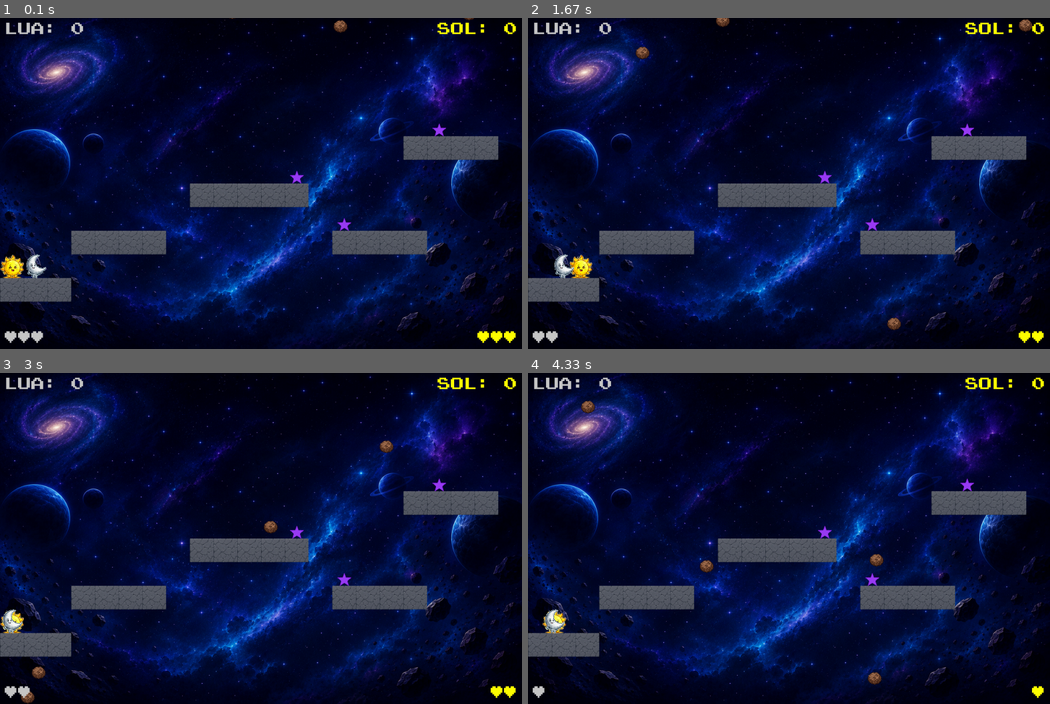
Above: before the commit, frames 1-4 (two rows, left to right).
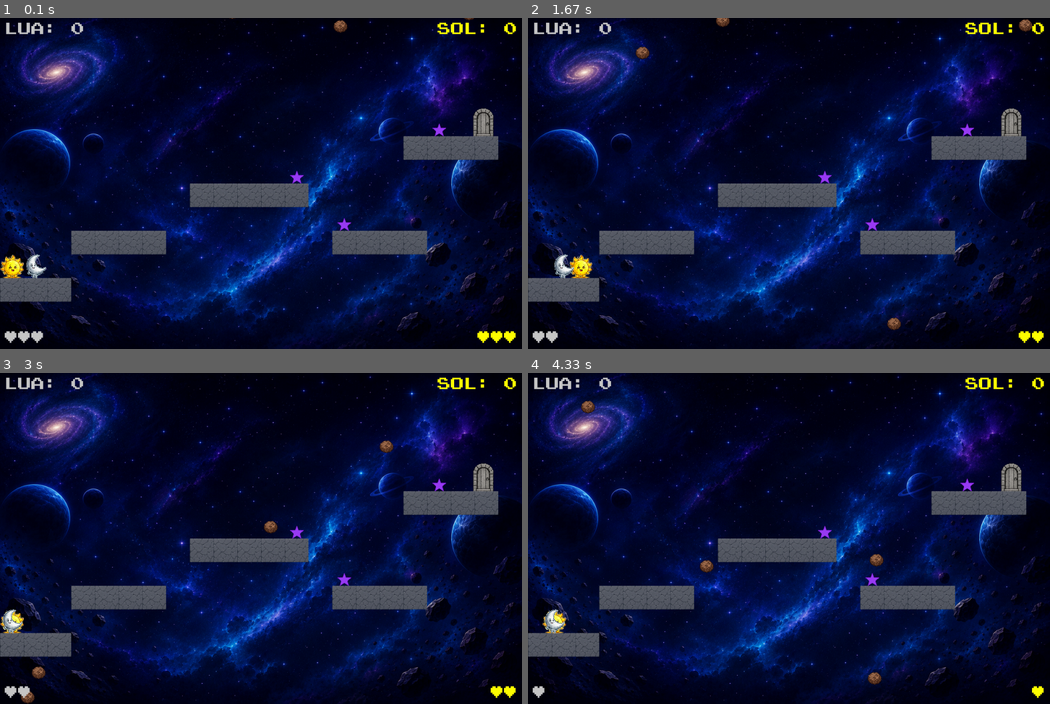
Above: after the commit, the same moments.

Repository: biancarh/PyGame--Bianca-Habr-Adria-Mendes-Marina-Abreu
Game: pygame game, started from Documento mestre.py
The game is run twice, just before and just after one commit, with the same random seed, the same clock (stepped at 60 frames per second) and the same inputs.
Inputs:
- Up to frame 1 (0.1 s): no input
- Up to frame 2 (1.67 s): hold Right 0.33-0.8 s; hold Up 0.83-1.13 s; hold W 0.83-1.13 s; hold Right 1.17-1.63 s; hold D 1.17-1.63 s
- Up to frame 3 (3 s): hold Left 1.67-2.2 s; hold A 1.67-2.2 s; hold Left 2.23-2.63 s; hold A 2.23-2.63 s; hold Up from 2.67 s (still down); hold W from 2.67 s (still down)
- Up to frame 4 (4.33 s): release Up at 3.03 s; release W at 3.03 s; hold Right 3.07-3.7 s; hold D 3.07-3.7 s; hold Left 3.73-4.2 s; hold A 3.73-4.2 s; hold Right from 4.23 s (still down); hold D from 4.23 s (still down)

The runs differ from the first frame. In frame 1, 0.3% of the frame differs, in the area x 90-95%, y 27-36%; in frame 2, 0.3%; in frame 3, 0.3%; in frame 4, 0.3%.

Commit message:
Porta criada

Diff:
--- a/config.py
+++ b/config.py
@@ -19,8 +19,11 @@
 METEOR_HEIGHT = 50
 STAR_WIDTH = 30
 STAR_HEIGHT = 30
+DOOR_WIDTH=60
+DOOR_HEIGHT=60
 JUMP_SIZE= TILE_SIZE
 SPEED_X=5
+
 # Define algumas variáveis com as cores básicas
 WHITE = (255, 255, 255)
 BLACK = (0, 0, 0)
--- a/fase1_screen.py
+++ b/fase1_screen.py
@@ -62,6 +62,7 @@
     MOON_IMG = 'moon_img'
     background = pygame.image.load('img/fundo_1100x700.png').convert()
     background = pygame.transform.scale(background, (WIDTH, HEIGHT))
+
 
     #Ainda temos que ajustar os nomes nas funções
 
@@ -402,6 +403,15 @@
             # fica em cima da plataforma
             self.rect.midbottom = (column * TILE_SIZE + TILE_SIZE // 2, row * TILE_SIZE)
 
+    class Door(pygame.sprite.Sprite):
+        def __init__(self, door_img, row, column):
+            pygame.sprite.Sprite.__init__(self)
+
+            self.image = door_img
+            self.rect = self.image.get_rect()
+
+            # fica em cima da plataforma
+            self.rect.midbottom = (column * TILE_SIZE + TILE_SIZE // 2, row * TILE_SIZE)
 
 
     # Carrega todos os assets de uma vez.
@@ -424,6 +434,8 @@
         assets["score_font"] = pygame.font.Font(path.join(img_dir, 'PressStart2P.ttf'), 28)
         assets['star_img'] = pygame.image.load(path.join(img_dir, 'star_img.png')).convert_alpha()
         assets['star_img'] = pygame.transform.scale(assets['star_img'], (STAR_WIDTH, STAR_HEIGHT))
+        assets['door_img'] = pygame.image.load(path.join(img_dir, 'porta.png')).convert_alpha()
+        assets['door_img'] = pygame.transform.scale(assets['door_img'], (DOOR_WIDTH, DOOR_HEIGHT))
         return assets
 
 
@@ -438,10 +450,12 @@
     all_sprites = pygame.sprite.Group()
     all_meteors = pygame.sprite.Group()
     all_stars = pygame.sprite.Group()
+    all_door = pygame.sprite.Group()
     groups = {}
     groups['all_sprites'] = all_sprites
     groups['all_meteors'] = all_meteors
     groups['all_stars'] = all_stars
+    groups['all_door'] = all_door
 
     # Cria um grupo somente com os sprites de plataforma.
     # Sprites de plataforma são aqueles que permitem que o jogador passe quando
@@ -462,7 +476,10 @@
     player_sun = Sun(assets[SUN_IMG], 11, 0, platforms) #Sol
     player_moon = Moon(assets[MOON_IMG], 11, 1, platforms) #Lua
 
+
+
     # Cria tiles de acordo com o mapa
+
     for row in range(len(MAP)):
         for column in range(len(MAP[row])):
             tile_type = MAP[row][column]
@@ -472,15 +489,24 @@
                 if tile_type == PLATF:
                     platforms.add(tile)
 
+
                     # chance de colocar estrela em cima da plataforma
                     if random.random() < 0.25:
                         star = Star(assets['star_img'], row, column)
                         all_sprites.add(star)
                         all_stars.add(star)
 
+
+
     # Adiciona o jogador no grupo de sprites por último para ser desenhado por cima das plataformas
     all_sprites.add(player_sun)
     all_sprites.add(player_moon)
+
+
+    door= Door(assets["door_img"],5,20)
+
+    all_sprites.add(door)
+    all_door.add(door)
 
     DONE = 0
     PLAYING = 1
